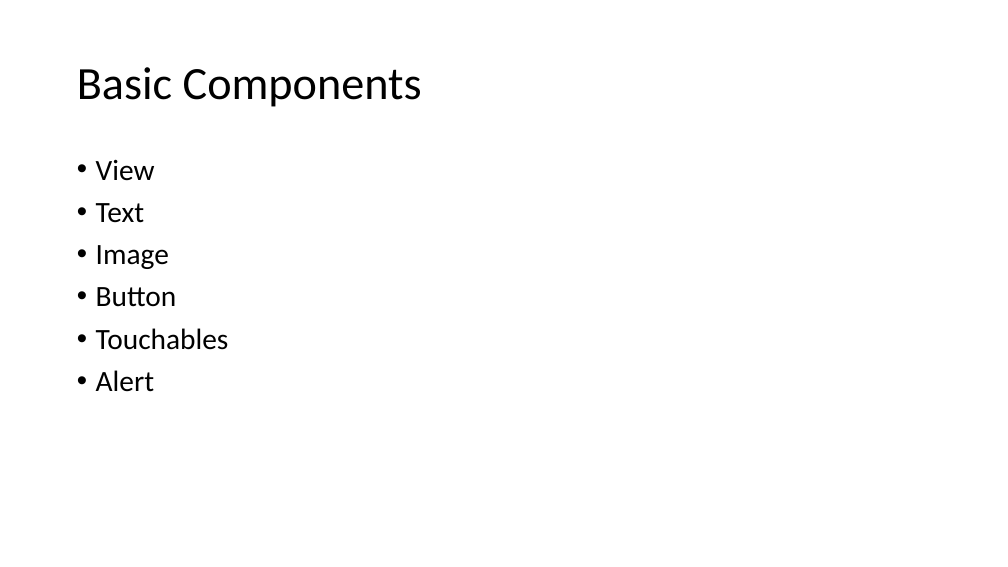
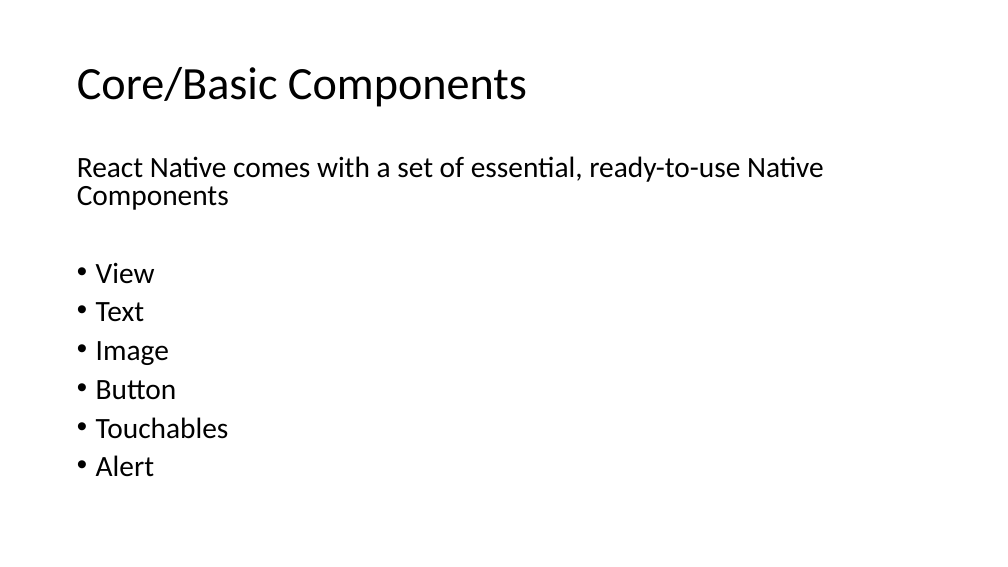
Before and after one commit to kamiuetian/MAD-FALL22, a slide deck: slide 10 of Slides/Lecture03.pptx (slide 7 before the commit). Drawn at 1008x567 pixels with LibreOffice and Linux fonts; fonts in the diff are those of the drawing. Boxes give left, top, right and bottom in pixels: in the first picture for what was removed or moved away, otherwise in the second. Text is boxed around its words. In the diff, an @@ line names an element or a change of style, - is before the commit and + after.

```diff
--- a/Slides/Lecture03.pptx
+++ b/Slides/Lecture03.pptx
@@ title at [77,67,527,107]: text changed @@
-Basic Components
+Core/Basic Components
@@ text at [77,156,824,210]: paragraph added @@
+React Native comes with a set of essential, ready-to-use Native Components
@@ text at [96,262,229,477]: line spacing 0.9 to 0.8 @@
```
Also in this commit, not shown: 5 other slides changed, 5 slides added, 7 other files.
